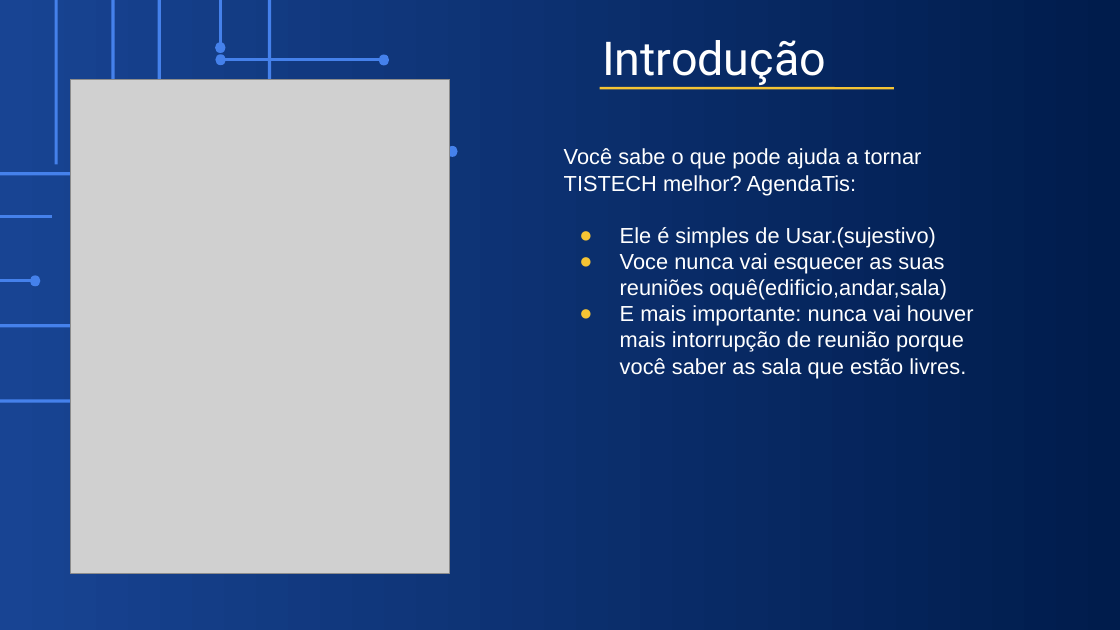
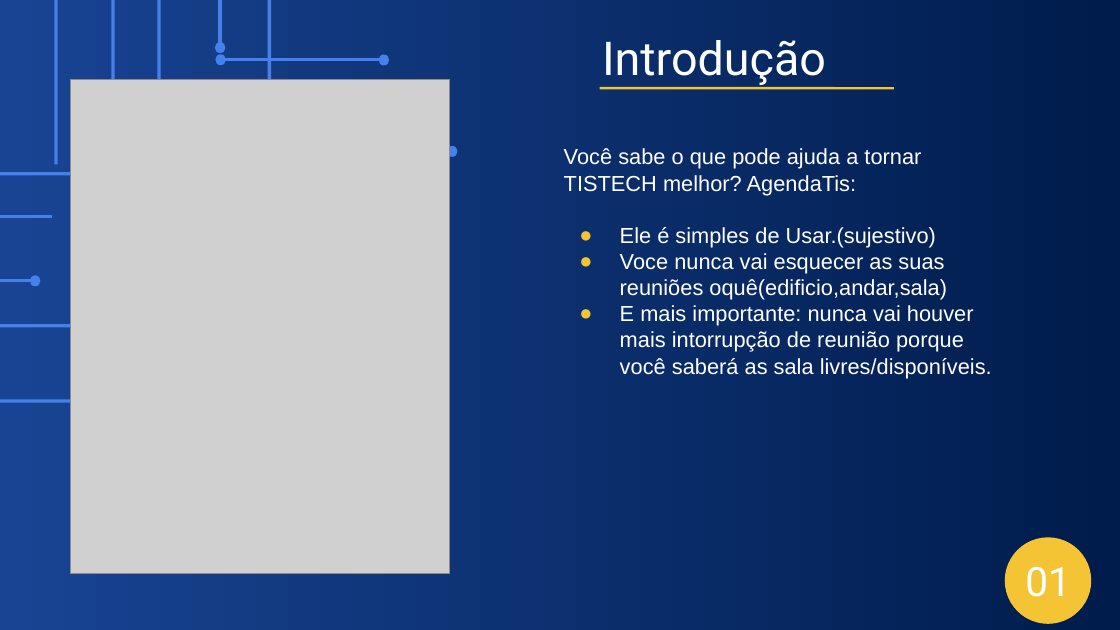
Before and after one commit to gelson2021/Projecto_tis, a slide deck: slide 5 of AgendaTis Apresentação.odp. Drawn at 1120x630 pixels with LibreOffice and Linux fonts; fonts in the diff are those of the drawing; grey boxes stand for pictures; background and template pictures are left out. Boxes give left, top, right and bottom in pixels: in the first picture for what was removed or moved away, otherwise in the second. Text is boxed around its words. In the diff, an @@ line names an element or a change of style, - is before the commit and + after.

```diff
--- a/AgendaTis Apresentação.odp
+++ b/AgendaTis Apresentação.odp
@@ subtitle at (620, 305, 992, 378): text changed @@
-● E mais importante: nunca vai houver mais intorrupção de reunião porque você saber as sala que estão livres.
+● E mais importante: nunca vai houver mais intorrupção de reunião porque você saberá as sala livres/disponíveis.
@@ ellipse added at (1006, 538, 1091, 623), fill #F5C434, outline #F5C434 0.74 pt @@
@@ title added at (1025, 567, 1070, 597), 26 pt, text #FFFFFF @@
+01
```
Also in this commit, not shown: 8 other slides changed, 3 slides added, 12 other files.
